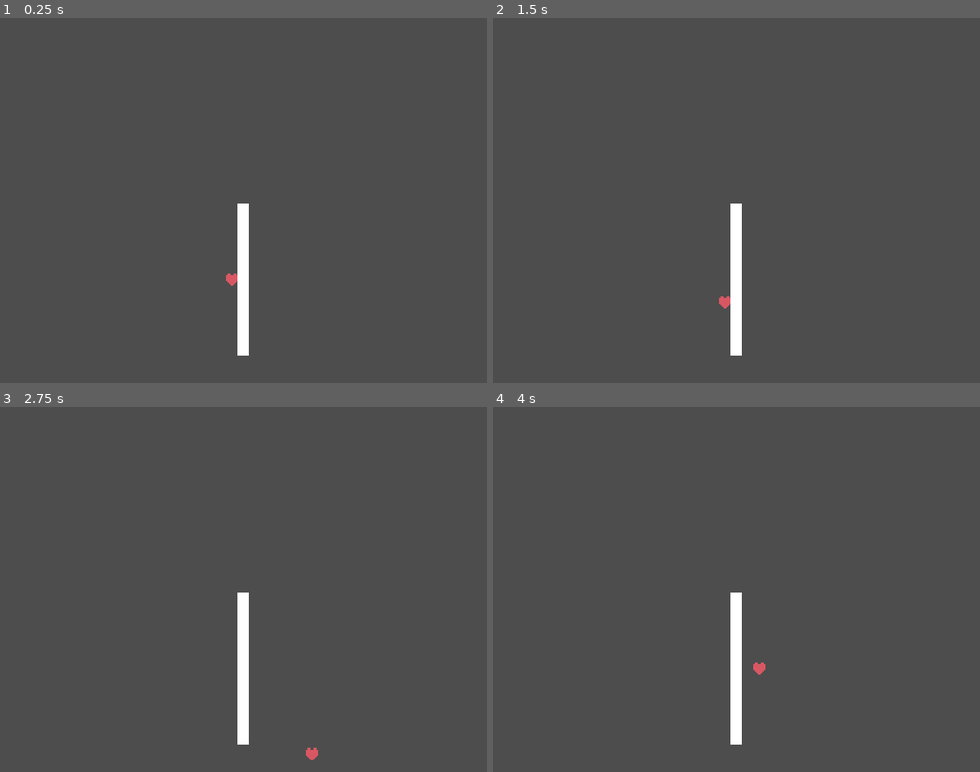
Above: before the commit, frames 1-4 (two rows, left to right).
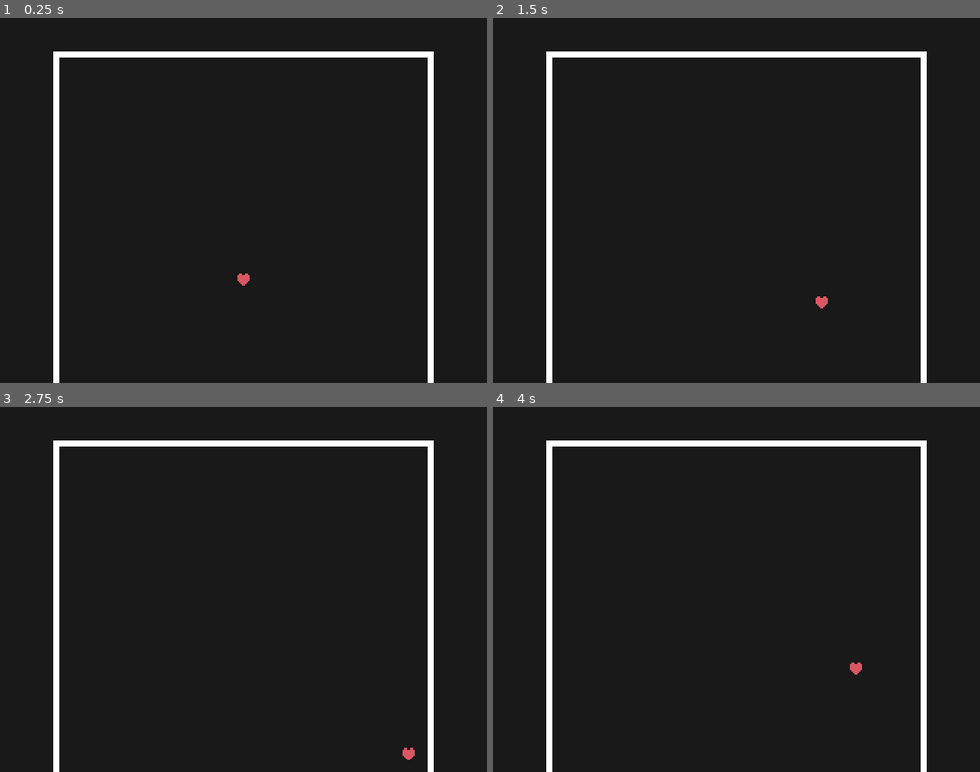
Above: after the commit, the same moments.

Repository: Kukalooka/Godotale
Game: Godot game, scene res://Scenes/fightSystem.tscn
Same seed, same stepped clock (60 frames per second), same inputs: the game is played once before the commit and once after it. Before the commit the project starts from res://fightSystem.tscn.
Inputs:
- Up to frame 1 (0.25 s): no input
- Up to frame 2 (1.5 s): tap Enter at 0.5 s; hold Right (ui_right) 0.53-1.28 s; hold Down (ui_down) from 1.28 s (still down)
- Up to frame 3 (2.75 s): release Down (ui_down) at 2.03 s; hold Right (ui_right) from 2.03 s (still down)
- Up to frame 4 (4 s): release Right (ui_right) at 2.78 s; hold Up (ui_up) 2.78-3.53 s; hold Left (ui_left) from 3.53 s (still down)

The runs differ from the first frame. In frame 1, 100% of the frame differs, in the area x 0-100%, y 0-100%; in frame 2, 100%; in frame 3, 100%; in frame 4, 100%.

Commit message:
Updated Git ignore, added Folder structure

Diff:
--- a/fightSystem.tscn
+++ b/Scenes/fightSystem.tscn
@@ -1,9 +1,9 @@
 [gd_scene load_steps=10 format=3 uid="uid://b2lyr3k3pre3c"]
 
-[ext_resource type="Script" uid="uid://ddxq6g32lnrng" path="res://charFunc.gd" id="1_7lwci"]
-[ext_resource type="Texture2D" uid="uid://b3wagihnnskul" path="res://heart.png" id="1_c0kym"]
-[ext_resource type="Script" uid="uid://cb6pu5ibm3bnb" path="res://master.gd" id="1_dmj4t"]
-[ext_resource type="Script" uid="uid://p4eckqcinrmp" path="res://boxFunc.gd" id="3_5rwid"]
+[ext_resource type="Script" uid="uid://cb6pu5ibm3bnb" path="res://Scripts/Flow/master.gd" id="1_8pywo"]
+[ext_resource type="Script" uid="uid://ddxq6g32lnrng" path="res://Scripts/Functionality/charFunc.gd" id="2_x7v4w"]
+[ext_resource type="Texture2D" uid="uid://b3wagihnnskul" path="res://Assets/Visual/Player/heart.png" id="3_1ck7a"]
+[ext_resource type="Script" uid="uid://p4eckqcinrmp" path="res://Scripts/Functionality/boxFunc.gd" id="4_nnkry"]
 
 [sub_resource type="RectangleShape2D" id="RectangleShape2D_u4th6"]
 size = Vector2(7.5, 7.5)
@@ -22,24 +22,24 @@
 
 [node name="Node2D" type="Node2D"]
 position = Vector2(248, 256)
-script = ExtResource("1_dmj4t")
+script = ExtResource("1_8pywo")
 
-[node name="CharacterBody2D" type="CharacterBody2D" parent="."]
+[node name="PlayerSoul" type="CharacterBody2D" parent="."]
 position = Vector2(72, 88)
-script = ExtResource("1_7lwci")
+script = ExtResource("2_x7v4w")
 
-[node name="CollisionShape2D" type="CollisionShape2D" parent="CharacterBody2D"]
+[node name="CollisionShape2D" type="CollisionShape2D" parent="PlayerSoul"]
 scale = Vector2(2, 2)
 shape = SubResource("RectangleShape2D_u4th6")
 
-[node name="Sprite2D" type="Sprite2D" parent="CharacterBody2D"]
+[node name="Sprite2D" type="Sprite2D" parent="PlayerSoul"]
 texture_filter = 1
 scale = Vector2(2, 2)
-texture = ExtResource("1_c0kym")
+texture = ExtResource("3_1ck7a")
 
 [node name="Box" type="StaticBody2D" parent="."]
 position = Vector2(72, 88)
-script = ExtResource("3_5rwid")
+script = ExtResource("4_nnkry")
 
 [node name="Box_Top" type="CollisionShape2D" parent="Box"]
 position = Vector2(0, -60)
--- a/master.gd
+++ b/Scripts/Flow/master.gd
@@ -3,5 +3,5 @@
 @onready var box : BattleBox = $Box
 
 func _ready():
-	box.resize(1, 200)
+	box.resize(500, 600)
 	pass # Replace with function body.
--- a/project.godot
+++ b/project.godot
@@ -11,9 +11,9 @@
 [application]
 
 config/name="UTFD"
-run/main_scene="res://fightSystem.tscn"
+run/main_scene="res://Scenes/fightSystem.tscn"
 config/features=PackedStringArray("4.4", "Mobile")
-config/icon="res://icon.svg"
+config/icon="res://Assets/Visual/icon.svg"
 
 [display]
 
@@ -23,3 +23,4 @@
 [rendering]
 
 renderer/rendering_method="mobile"
+environment/defaults/default_clear_color=Color(0.0999859, 0.099986, 0.099986, 1)
Renamed: heart.png -> Assets/Visual/Player/heart.png
Not shown, changed: Assets/Visual/Player/heart.png.import
Renamed: icon.svg -> Assets/Visual/icon.svg
Not shown, changed: Assets/Visual/icon.svg.import
Renamed: master.gd.uid -> Scripts/Flow/master.gd.uid
Renamed: boxFunc.gd -> Scripts/Functionality/boxFunc.gd
Renamed: boxFunc.gd.uid -> Scripts/Functionality/boxFunc.gd.uid
Renamed: charFunc.gd -> Scripts/Functionality/charFunc.gd
Renamed: charFunc.gd.uid -> Scripts/Functionality/charFunc.gd.uid
Not shown, changed: .gitignore
